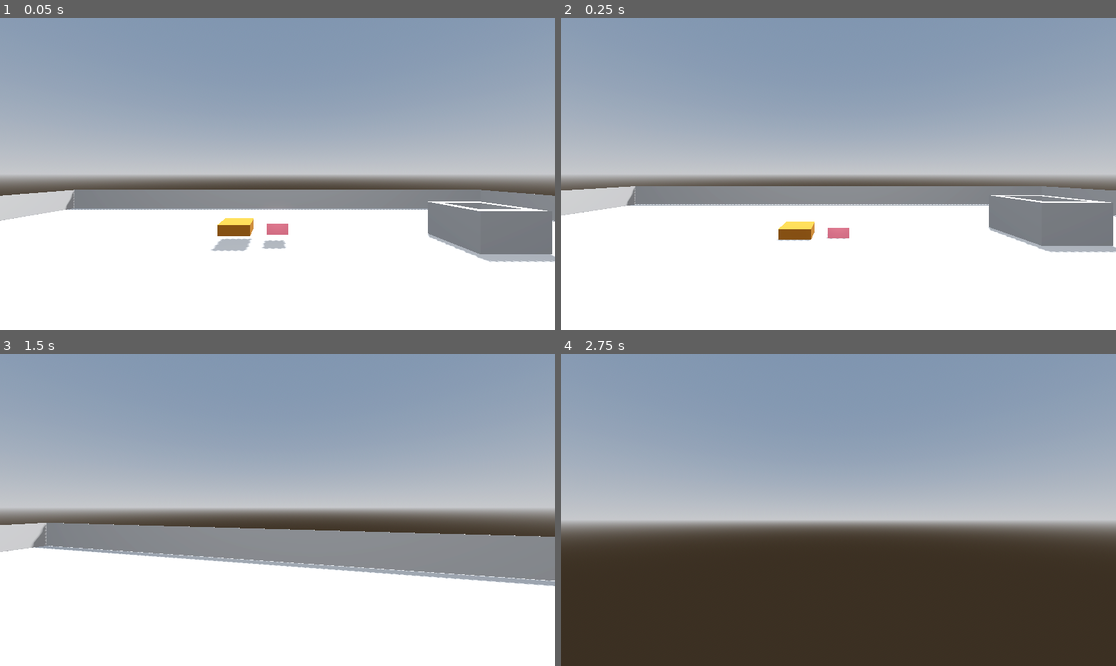
Above: before the commit, frames 1-4 (two rows, left to right).
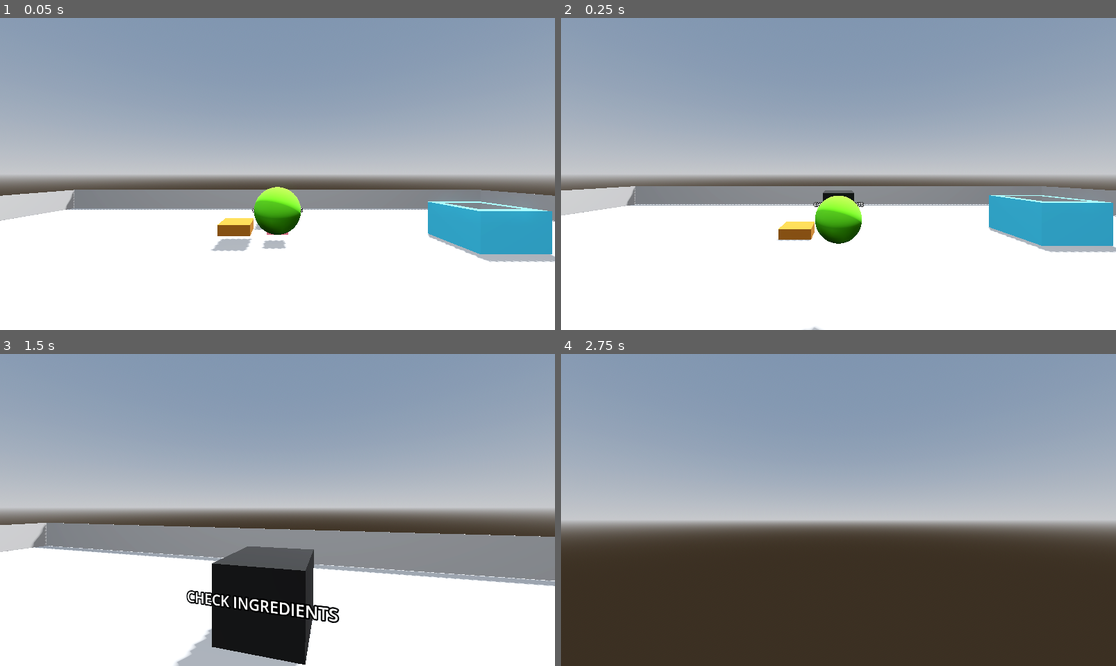
Above: after the commit, the same moments.

Repository: AutisticCrumbs/FoodTruckCartel
Game: Godot game, scene res://world.tscn
Same seed, same stepped clock (60 frames per second), same inputs: the game is played once before the commit and once after it.
Inputs (mouse positions are in pixels of both pictures, inside the frame that each line leads up to):
- Up to frame 1 (0.05 s): no input
- Up to frame 2 (0.25 s): no input
- Up to frame 3 (1.5 s): tap Enter (ui_accept) at 0.5, 0.77 s; move the mouse to (305, 510) at 0.52 s; hold W (forward) from 0.53 s (still down); click (305, 510) at 0.6 s; right-click (305, 510) at 0.8 s; move the mouse to (249, 510) at 1.27 s; right-click (249, 510) at 1.35 s
- Up to frame 4 (2.75 s): keep holding W (forward); tap Enter (ui_accept) at 1.52 s; click (810, 510) at 1.55 s; move the mouse to (849, 503) at 2.02 s; click (849, 503) at 2.1 s; right-click (849, 503) at 2.3 s

The runs differ from the first frame. In frame 1, 4.2% of the frame differs, in the area x 45-100%, y 54-76%; in frame 2, 4.3%; in frame 3, 7.2%, in the area x 31-62%, y 61-100%; in frame 4, nothing differs.

Commit message:
Allow ingredients to be checked on the burger
The console will print each ingredient on the burger when placed on the ingredient checker.

Diff:
--- a/Puckup Object Test/burger.tscn
+++ b/Puckup Object Test/burger.tscn
@@ -22,6 +22,12 @@
 resource_local_to_scene = true
 size = Vector3(0.5, 0.1, 0.5)
 
+[sub_resource type="StandardMaterial3D" id="StandardMaterial3D_ow5fh"]
+albedo_color = Color(0.298039, 0.737255, 0, 1)
+
+[sub_resource type="BoxMesh" id="BoxMesh_dr15c"]
+size = Vector3(0.4, 0.1, 0.4)
+
 [node name="Burger" type="RigidBody3D" groups=["burger"]]
 inertia = Vector3(9.22337e+18, 9.22337e+18, 9.22337e+18)
 script = SubResource("GDScript_u2x1p")
@@ -39,3 +45,9 @@
 material_override = SubResource("StandardMaterial3D_xr01h")
 mesh = SubResource("BoxMesh_ky4pw")
 skeleton = NodePath("")
+
+[node name="Cut Lettuce" type="MeshInstance3D" parent="."]
+transform = Transform3D(1, 0, 0, 0, 1, 0, 0, 0, 1, 0, 0.24657, 0)
+visible = false
+material_override = SubResource("StandardMaterial3D_ow5fh")
+mesh = SubResource("BoxMesh_dr15c")
--- /dev/null
+++ b/Puckup Object Test/lettuce.gd
@@ -0,0 +1,9 @@
+extends RigidBody3D
+
+var cutted_lettuce = false
+
+func cut_lettuce():
+	if cutted_lettuce == false:
+		$"Raw Lettuce".hide()
+		$"Cut Lettuce".show()
+		cutted_lettuce = true
--- /dev/null
+++ b/Puckup Object Test/lettuce.tscn
@@ -0,0 +1,37 @@
+[gd_scene load_steps=7 format=3 uid="uid://dsg2d470y3vrp"]
+
+[ext_resource type="Script" path="res://lettuce.gd" id="1_g3kou"]
+
+[sub_resource type="StandardMaterial3D" id="StandardMaterial3D_lbbcp"]
+albedo_color = Color(0.298039, 0.737255, 0, 1)
+
+[sub_resource type="SphereMesh" id="SphereMesh_fgk5l"]
+resource_local_to_scene = true
+radius = 0.25
+height = 0.5
+
+[sub_resource type="SphereShape3D" id="SphereShape3D_kwc6k"]
+radius = 0.25
+
+[sub_resource type="StandardMaterial3D" id="StandardMaterial3D_k251f"]
+resource_local_to_scene = true
+albedo_color = Color(0.298039, 0.737255, 0, 1)
+
+[sub_resource type="BoxMesh" id="BoxMesh_17ec1"]
+size = Vector3(0.4, 0.15, 0.4)
+
+[node name="Lettuce" type="RigidBody3D"]
+inertia = Vector3(9.22337e+18, 9.22337e+18, 9.22337e+18)
+script = ExtResource("1_g3kou")
+
+[node name="Raw Lettuce" type="MeshInstance3D" parent="."]
+material_override = SubResource("StandardMaterial3D_lbbcp")
+mesh = SubResource("SphereMesh_fgk5l")
+
+[node name="Lettuce Collision" type="CollisionShape3D" parent="."]
+shape = SubResource("SphereShape3D_kwc6k")
+
+[node name="Cut Lettuce" type="MeshInstance3D" parent="."]
+visible = false
+material_override = SubResource("StandardMaterial3D_k251f")
+mesh = SubResource("BoxMesh_17ec1")
--- a/Puckup Object Test/patty.gd
+++ b/Puckup Object Test/patty.gd
@@ -1,11 +1,11 @@
 extends RigidBody3D
 
-var food_cooked = false
+var cooked_patty = false
 
 func cook():
-	if food_cooked == false:
+	if cooked_patty == false:
 		$"Cook Timer".start()
 
 func _on_cook_timer_timeout():
 	$MeshInstance3D.material_override.albedo_color = Color.SADDLE_BROWN
-	food_cooked = true
+	cooked_patty = true
--- a/Puckup Object Test/player.gd
+++ b/Puckup Object Test/player.gd
@@ -8,6 +8,8 @@
 @onready var burger = $/root/World/Burger
 @onready var patty = $/root/World/Patty
 @onready var burger_patty = $"/root/World/Burger/Burger Patty"
+@onready var lettuce = $"/root/World/Lettuce"
+@onready var cut_lettuce = $"/root/World/Burger/Cut Lettuce"
 
 var picked_object
 var pull_power = 10
@@ -28,9 +30,14 @@
 		if picked_object == null:
 			pick_object()
 		elif picked_object != null and collider != null and collider is RigidBody3D:
-			if picked_object.food_cooked == true:
-				patty.queue_free()
-				burger_patty.show()
+			if picked_object == patty:
+				if picked_object.cooked_patty == true:
+					patty.queue_free()
+					burger_patty.show()
+			if picked_object == lettuce:
+				if picked_object.cutted_lettuce == true:
+					lettuce.queue_free()
+					cut_lettuce.show()
 
 	if Input.is_action_just_pressed("right_click"):
 		if picked_object != null:
@@ -63,9 +70,7 @@
 	var collider = interaction.get_collider()
 	if collider != null and collider is RigidBody3D:
 		picked_object = collider
-		picked_object.hide()
 
 func drop_object():
 	if picked_object != null:
-		picked_object.show()
 		picked_object = null
--- a/Puckup Object Test/world.gd
+++ b/Puckup Object Test/world.gd
@@ -1,19 +1,26 @@
 extends Node3D
 
-@onready var burger = $Burger
-@onready var patty = $Patty
 @onready var burger_patty = $"Burger/Burger Patty"
+@onready var cut_lettuce = $"Burger/Cut Lettuce"
 
 func _physics_process(_delta: float) -> void:
 	if Input.is_action_pressed("ui_cancel"):
 		get_tree().quit()
 
+func _on_ingredient_checker_body_entered(_body):
+	check_ingredients()
+
+func check_ingredients():
+	print('This burger has a:')
+	if burger_patty.is_visible_in_tree() == true:
+		print('patty')
+	if cut_lettuce.is_visible_in_tree() == true:
+		print('lettuce')
+
 func _on_stovetop_body_entered(body):
 	if body.has_method("cook"):
 		body.cook()
 
-func _on_connect_point_body_entered(body):
-	if body is RigidBody3D and !body.is_in_group('burger'):
-		if body.food_cooked == true:
-			patty.queue_free()
-			burger_patty.show()
+func _on_cutting_area_body_entered(body):
+	if body.has_method("cut_lettuce"):
+		body.cut_lettuce()
--- a/Puckup Object Test/world.tscn
+++ b/Puckup Object Test/world.tscn
@@ -1,9 +1,10 @@
-[gd_scene load_steps=9 format=3 uid="uid://dhmcchxwscna2"]
+[gd_scene load_steps=22 format=3 uid="uid://dhmcchxwscna2"]
 
 [ext_resource type="Script" path="res://world.gd" id="1_y82a8"]
 [ext_resource type="PackedScene" uid="uid://cywlto4wavxy4" path="res://player.tscn" id="2_16m8d"]
 [ext_resource type="PackedScene" uid="uid://bh7qj8me3m1g" path="res://patty.tscn" id="3_7b8mu"]
 [ext_resource type="PackedScene" uid="uid://cpx47g642cxuq" path="res://burger.tscn" id="4_8tc1m"]
+[ext_resource type="PackedScene" uid="uid://dsg2d470y3vrp" path="res://lettuce.tscn" id="5_ojxko"]
 
 [sub_resource type="ProceduralSkyMaterial" id="ProceduralSkyMaterial_tf6gs"]
 sky_horizon_color = Color(0.64625, 0.65575, 0.67075, 1)
@@ -18,8 +19,45 @@
 tonemap_mode = 2
 glow_enabled = true
 
+[sub_resource type="StandardMaterial3D" id="StandardMaterial3D_2n0xb"]
+albedo_color = Color(0.215686, 0.701961, 0.858824, 1)
+
 [sub_resource type="BoxShape3D" id="BoxShape3D_ips4a"]
 size = Vector3(0.9, 0.4, 0.9)
+
+[sub_resource type="StandardMaterial3D" id="StandardMaterial3D_fppbo"]
+albedo_color = Color(0.756863, 0.152941, 0.631373, 1)
+
+[sub_resource type="BoxMesh" id="BoxMesh_7ionj"]
+size = Vector3(0.75, 0.5, 0.75)
+
+[sub_resource type="BoxShape3D" id="BoxShape3D_afsj1"]
+size = Vector3(0.75, 0.5, 0.75)
+
+[sub_resource type="BoxShape3D" id="BoxShape3D_i0gg4"]
+size = Vector3(0.75, 0.1, 0.75)
+
+[sub_resource type="BoxMesh" id="BoxMesh_2xitb"]
+resource_local_to_scene = true
+size = Vector3(0.75, 0.25, 0.75)
+
+[sub_resource type="StandardMaterial3D" id="StandardMaterial3D_dn687"]
+resource_local_to_scene = true
+albedo_color = Color(0.545098, 0.270588, 0.0745098, 1)
+
+[sub_resource type="BoxMesh" id="BoxMesh_nohj6"]
+resource_local_to_scene = true
+size = Vector3(0.5, 0.1, 0.5)
+
+[sub_resource type="StandardMaterial3D" id="StandardMaterial3D_mnxte"]
+albedo_color = Color(0, 0, 0, 1)
+
+[sub_resource type="BoxMesh" id="BoxMesh_i7crn"]
+
+[sub_resource type="BoxShape3D" id="BoxShape3D_4drvs"]
+
+[sub_resource type="BoxShape3D" id="BoxShape3D_hs1tx"]
+size = Vector3(1, 0.1, 1)
 
 [node name="World" type="Node3D"]
 script = ExtResource("1_y82a8")
@@ -53,6 +91,7 @@
 transform = Transform3D(1, 0, 0, 0, 1, 0, 0, 0, 1, 5, 0, -5)
 use_collision = true
 size = Vector3(1.5, 1, 1.5)
+material = SubResource("StandardMaterial3D_2n0xb")
 
 [node name="Cut" type="CSGBox3D" parent="Totally Real Grilll"]
 transform = Transform3D(1, 0, 0, 0, 1, 0, 0, 0, 1, 0, 0.25, 0)
@@ -65,10 +104,65 @@
 transform = Transform3D(1, 0, 0, 0, 1, 0, 0, 0, 1, 0, 0.2, 0)
 shape = SubResource("BoxShape3D_ips4a")
 
+[node name="Knife" type="StaticBody3D" parent="."]
+transform = Transform3D(1, 0, 0, 0, 1, 0, 0, 0, 1, 5, 0.60778, -1.5)
+
+[node name="MeshInstance3D" type="MeshInstance3D" parent="Knife"]
+transform = Transform3D(-4.37114e-08, 0, 1, 0, 1, 0, -1, 0, -4.37114e-08, 0, -0.75, 0)
+material_override = SubResource("StandardMaterial3D_fppbo")
+mesh = SubResource("BoxMesh_7ionj")
+skeleton = NodePath("../..")
+
+[node name="CollisionShape3D" type="CollisionShape3D" parent="Knife"]
+transform = Transform3D(1, 0, 0, 0, 1, 0, 0, 0, 1, 0, -0.75, 0)
+shape = SubResource("BoxShape3D_afsj1")
+
+[node name="Cutting Area" type="Area3D" parent="Knife"]
+
+[node name="CollisionShape3D" type="CollisionShape3D" parent="Knife/Cutting Area"]
+transform = Transform3D(1, 0, 0, 0, 1, 0, 0, 0, 1, 0, -0.44, 0)
+shape = SubResource("BoxShape3D_i0gg4")
+
 [node name="Burger" parent="." instance=ExtResource("4_8tc1m")]
 transform = Transform3D(1, 0, 0, 0, 1, 0, 0, 0, 1, -1, 0, -5)
+
+[node name="MeshInstance3D" parent="Burger" index="0"]
+mesh = SubResource("BoxMesh_2xitb")
+
+[node name="Burger Patty" parent="Burger" index="2"]
+material_override = SubResource("StandardMaterial3D_dn687")
+mesh = SubResource("BoxMesh_nohj6")
 
 [node name="Patty" parent="." instance=ExtResource("3_7b8mu")]
 transform = Transform3D(1, 0, 0, 0, 1, 0, 0, 0, 1, 0, 0, -5)
 
+[node name="Lettuce" parent="." instance=ExtResource("5_ojxko")]
+transform = Transform3D(1, 0, 0, 0, 1, 0, 0, 0, 1, 0, 0.901362, -2.17986)
+
+[node name="Ingrediens" type="StaticBody3D" parent="."]
+
+[node name="MeshInstance3D" type="MeshInstance3D" parent="Ingrediens"]
+transform = Transform3D(1, 0, 0, 0, 1, 0, 0, 0, 1, 0, 0, -7)
+material_override = SubResource("StandardMaterial3D_mnxte")
+mesh = SubResource("BoxMesh_i7crn")
+
+[node name="CollisionShape3D" type="CollisionShape3D" parent="Ingrediens"]
+transform = Transform3D(1, 0, 0, 0, 1, 0, 0, 0, 1, 0, 0, -7)
+shape = SubResource("BoxShape3D_4drvs")
+
+[node name="Label3D" type="Label3D" parent="Ingrediens"]
+transform = Transform3D(1, 0, 0, 0, 1, 0, 0, 0, 1, 0, 0.127606, -6.48055)
+text = "CHECK INGREDIENTS"
+
+[node name="Ingredient Checker" type="Area3D" parent="Ingrediens"]
+transform = Transform3D(1, 0, 0, 0, 1, 0, 0, 0, 1, 0, 0.01, 0)
+
+[node name="CollisionShape3D" type="CollisionShape3D" parent="Ingrediens/Ingredient Checker"]
+transform = Transform3D(1, 0, 0, 0, 1, 0, 0, 0, 1, 0, 0.55, -7)
+shape = SubResource("BoxShape3D_hs1tx")
+
 [connection signal="body_entered" from="Totally Real Grilll/Stovetop" to="." method="_on_stovetop_body_entered"]
+[connection signal="body_entered" from="Knife/Cutting Area" to="." method="_on_cutting_area_body_entered"]
+[connection signal="body_entered" from="Ingrediens/Ingredient Checker" to="." method="_on_ingredient_checker_body_entered"]
+
+[editable path="Burger"]
Not shown: 1 places in Puckup Object Test/burger.tscn that only renumber resources
Not shown, added: Puckup Object Test/plaB680.tmp
